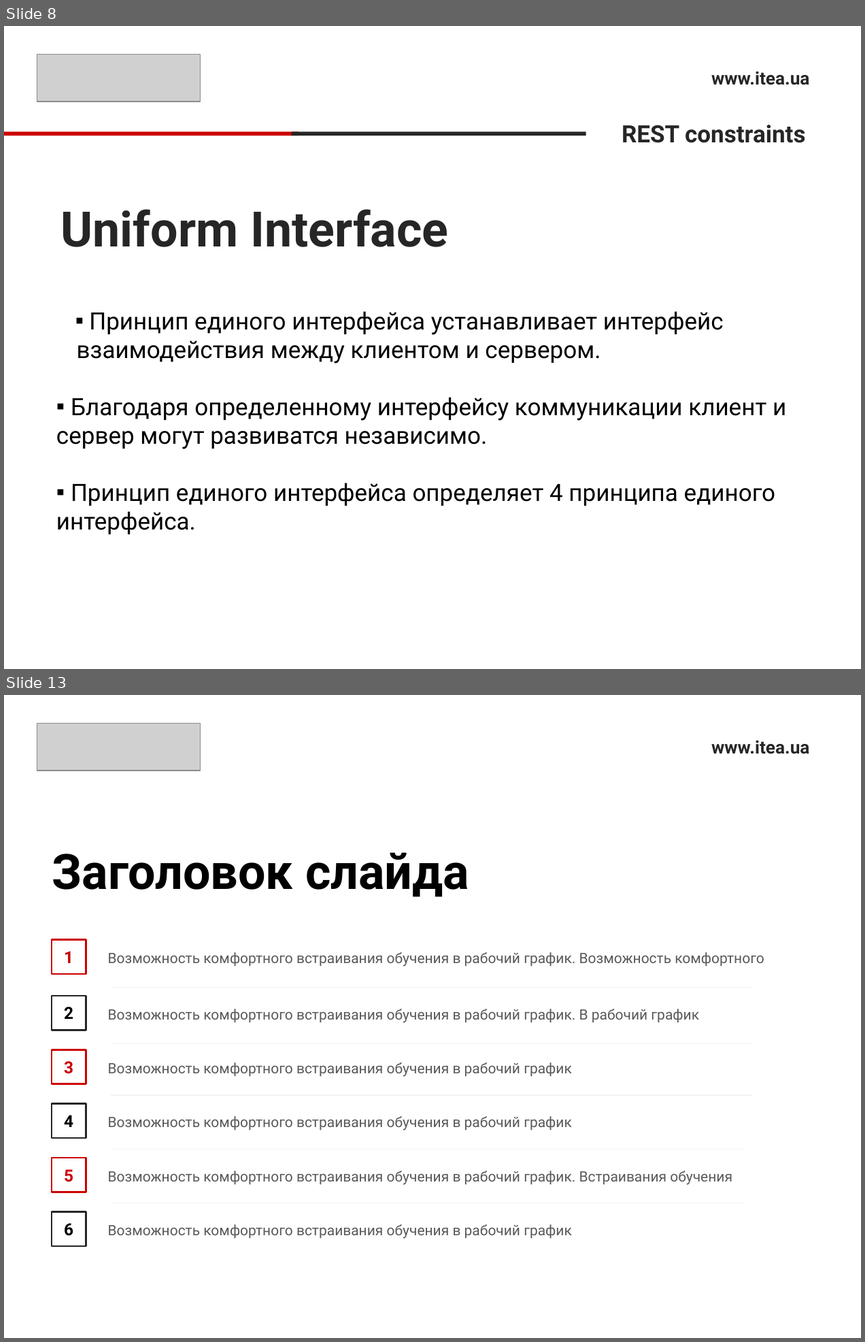
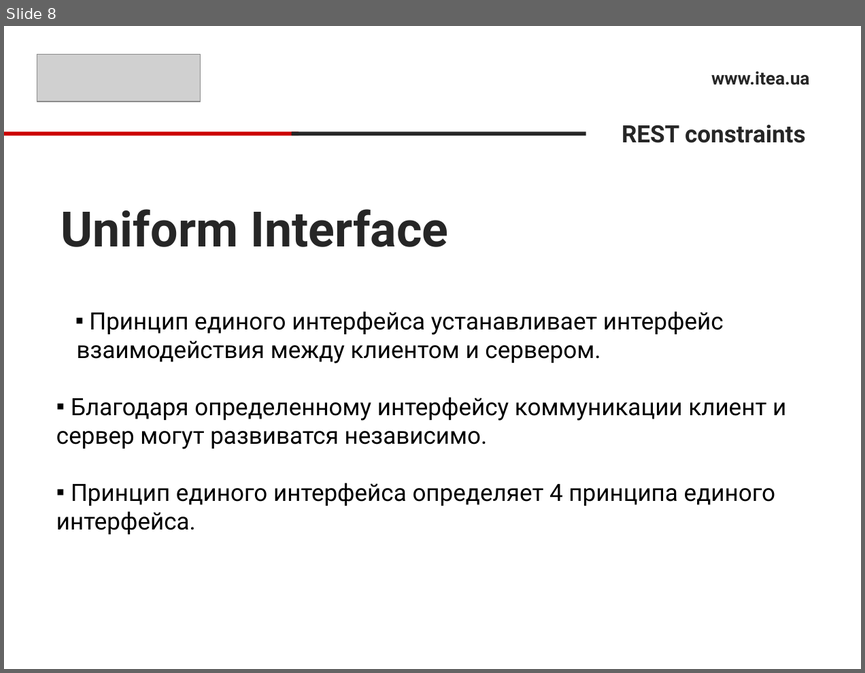
Before and after one commit to sonnov/NetCore, a slide deck: 5.Controller/Controller.pptx. Shown one above the other, each under a label of ours: slides 8 and 13 before the commit, slide 8 after it; the slides between them are not shown. The pictures are 865x1342 and 865x673 pixels, drawn with LibreOffice and Linux fonts; fonts in the diff are those of the drawing; grey boxes stand for pictures. Boxes give left, top, right and bottom in pixels: in the first picture for what was removed or moved away, otherwise in the second. Text is boxed around its words. In the diff, an @@ line names an element or a change of style, - is before the commit and + after.

```diff
--- a/5.Controller/Controller.pptx
+++ b/5.Controller/Controller.pptx
@@ slide 13 removed at <box>4,695,861,1338</box>, background #FFFFFF @@
@@ picture removed at <box>37,724,201,770</box> @@
@@ text removed at <box>711,740,809,754</box> @@
-www.itea.ua
@@ title removed at <box>52,852,469,897</box> @@
-Заголовок слайда
@@ rectangle removed at <box>52,940,86,974</box> @@
-1
@@ text removed at <box>108,952,764,966</box> @@
-Возможность комфортного встраивания обучения в рабочий график. Возможность комфортного
@@ rectangle removed at <box>52,996,86,1030</box> @@
-2
@@ line removed from (111, 987) to (752, 987) @@
@@ text removed at <box>108,1008,699,1023</box> @@
-Возможность комфортного встраивания обучения в рабочий график. В рабочий график
@@ rectangle removed at <box>52,1050,86,1084</box> @@
-3
@@ line removed from (111, 1044) to (752, 1044) @@
@@ text removed at <box>108,1062,572,1076</box> @@
-Возможность комфортного встраивания обучения в рабочий график
@@ line removed from (111, 1095) to (752, 1095) @@
@@ rectangle removed at <box>52,1104,86,1138</box> @@
-4
@@ text removed at <box>108,1116,572,1130</box> @@
-Возможность комфортного встраивания обучения в рабочий график
@@ rectangle removed at <box>52,1157,86,1192</box> @@
-5
@@ line removed from (111, 1149) to (745, 1149) @@
@@ text removed at <box>108,1170,732,1185</box> @@
-Возможность комфортного встраивания обучения в рабочий график. Встраивания обучения
@@ line removed from (111, 1203) to (745, 1203) @@
@@ rectangle removed at <box>52,1212,86,1246</box> @@
-6
@@ text removed at <box>108,1224,572,1238</box> @@
-Возможность комфортного встраивания обучения в рабочий график
```
Also in this commit, not shown: 1 slide changed, 7 slides added, 8 other slides removed.
